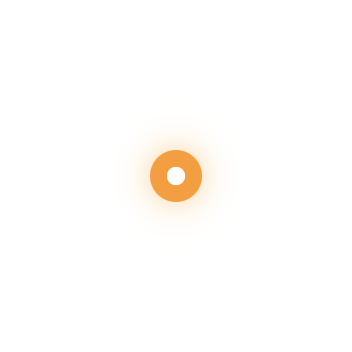
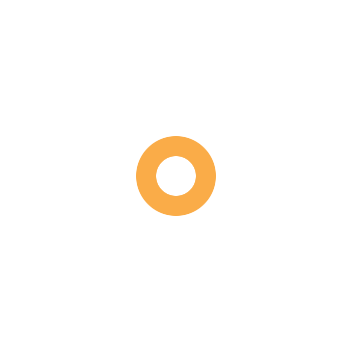
Comparing the layer stacks of the two w=352, h=352 images. Changes:
added group "new" with 5 layers above "long trail" over 120, 120, 232, 232
added layer "40" in group "new" over 156, 156, 196, 196
added layer "80" in group "new" over 136, 136, 216, 216
added layer "erase" (erase) in group "new" over 120, 120, 232, 232
added layer "80 copy" (60%) in group "new" over 136, 136, 216, 216
hid group "long trail" (11 layers) over 120, 120, 232, 232
